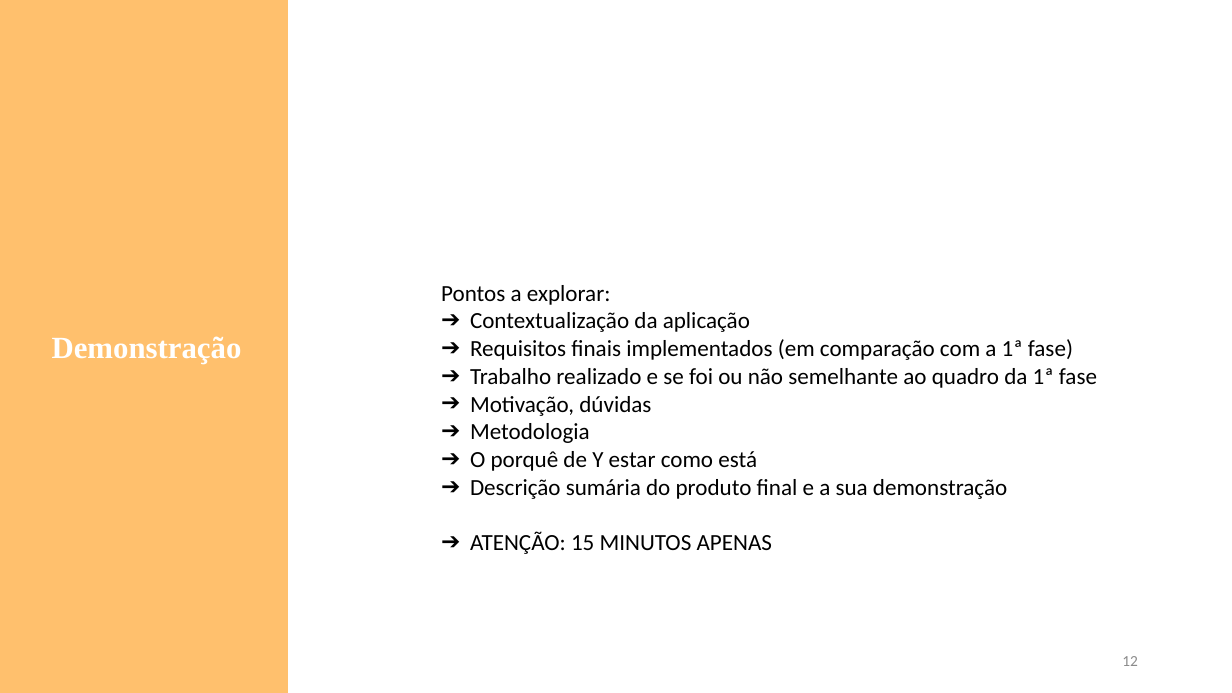
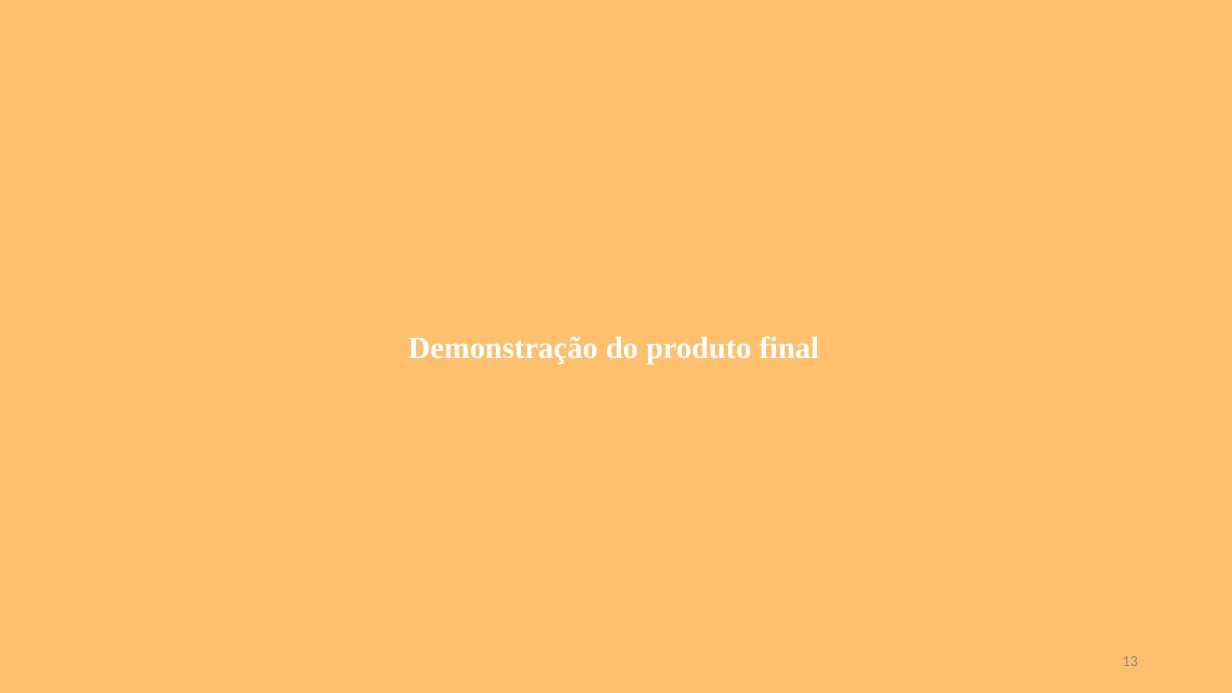
Before and after one commit to dianacatarino/PSI_AMSI_202324, a slide deck: slide 13 of doc/Apresentação 2ª Fase.pptx (slide 12 before the commit). Drawn at 1232x693 pixels with LibreOffice and Linux fonts; fonts in the diff are those of the drawing. Boxes give left, top, right and bottom in pixels: in the first picture for what was removed or moved away, otherwise in the second. Text is boxed around its words. In the diff, an @@ line names an element or a change of style, - is before the commit and + after.

```diff
--- a/doc/Apresentação 2ª Fase.pptx
+++ b/doc/Apresentação 2ª Fase.pptx
@@ rectangle: place and size @@
-rectangle at <box>0,0,287,693</box>
+rectangle at <box>0,0,1232,693</box>
@@ text removed at <box>441,285,1097,554</box> @@
-Pontos a explorar:
-➔ Contextualização da aplicação
-➔ Requisitos finais implementados (em comparação com a 1ª fase)
-➔ Trabalho realizado e se foi ou não semelhante ao quadro da 1ª fase
-➔ Motivação, dúvidas
-➔ Metodologia
-➔ O porquê de Y estar como está
-➔ Descrição sumária do produto final e a sua demonstração
-➔ ATENÇÃO: 15 MINUTOS APENAS
@@ text at <box>408,336,819,364</box>: text changed @@
-Demonstração
+Demonstração do produto final
@@ page number at <box>1122,656,1138,666</box>: text changed @@
-12
+13
```
Also in this commit, not shown: 7 other slides changed, 2 slides added, 1 slide removed, 1 other file.
